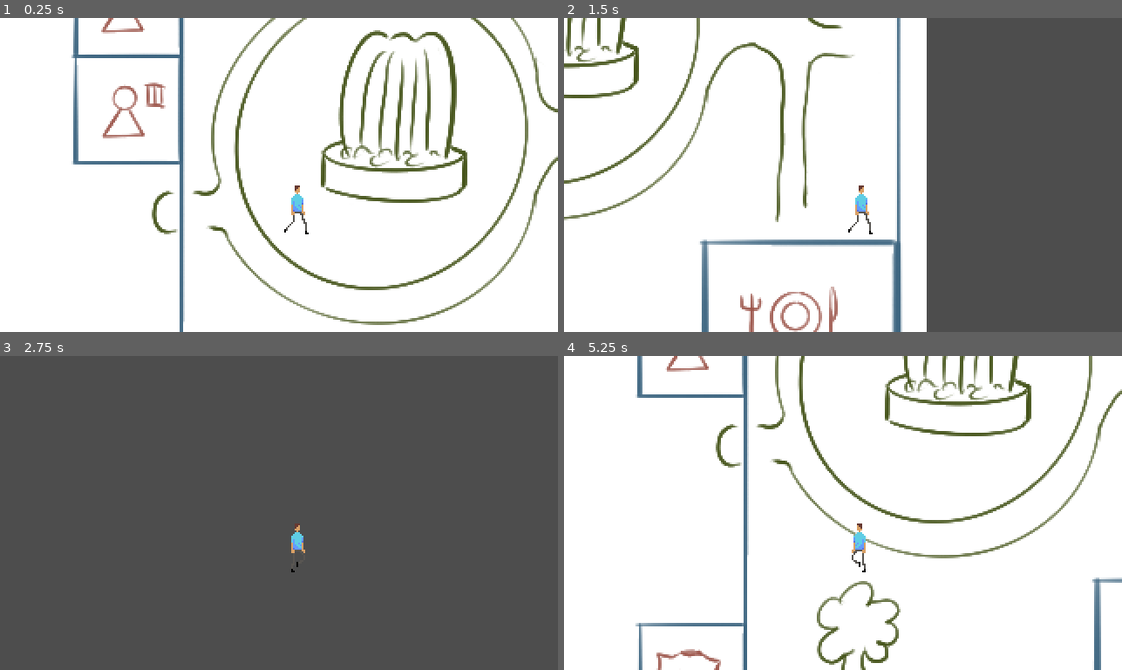
Above: before the commit, frames 1-4 (two rows, left to right).
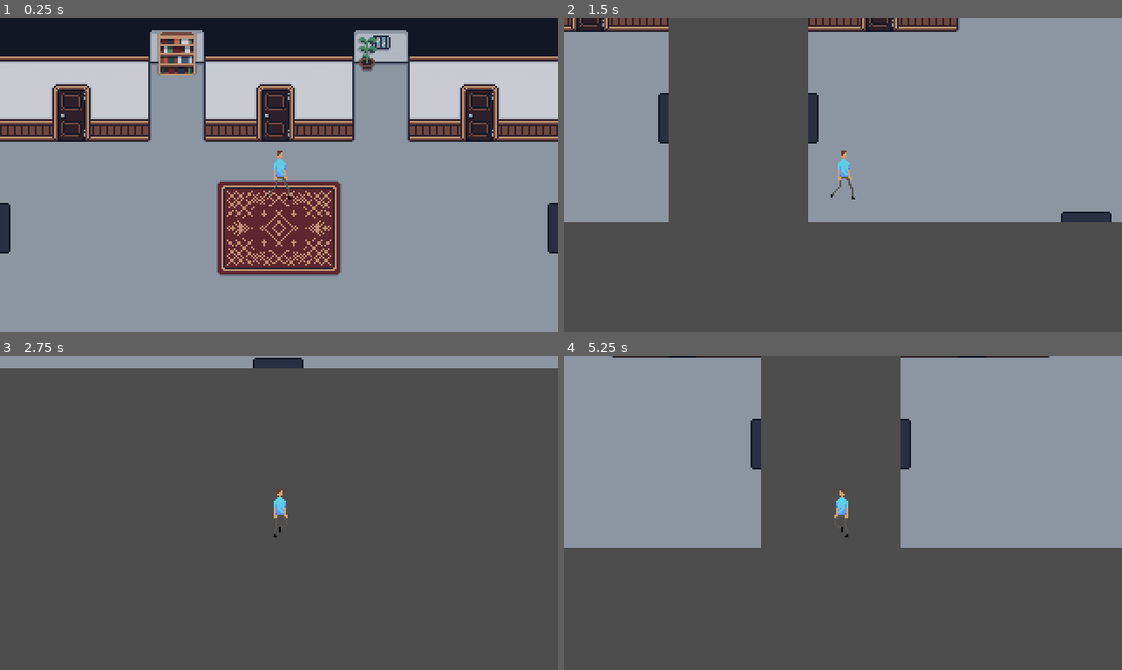
Above: after the commit, the same moments.

Repository: p2lK/Game_Jam
Game: Godot game, scene res://scenes/main.tscn
Two runs of this game, one before a commit and one after it. Both use one fixed random seed, a clock stepped at 60 frames per second and the inputs below.
Inputs:
- Up to frame 1 (0.25 s): no input
- Up to frame 2 (1.5 s): tap Enter at 0.5 s; hold D (right) 0.53-1.28 s; hold S (down) from 1.28 s (still down)
- Up to frame 3 (2.75 s): release S (down) at 2.03 s; hold D (right) from 2.03 s (still down)
- Up to frame 4 (5.25 s): release D (right) at 2.78 s; hold W (up) 2.78-3.53 s; hold Left (left) 3.53-5.03 s; hold S (down) from 5.03 s (still down)

The runs differ from the first frame. In frame 1, 100% of the frame differs, in the area x 0-100%, y 0-100%; in frame 2, 88%; in frame 3, 4.2%; in frame 4, 100%.

Commit message:
added white rectangle

Diff:
--- a/Scenes/main.tscn
+++ b/Scenes/main.tscn
@@ -1,8 +1,10 @@
-[gd_scene load_steps=14 format=3 uid="uid://m46lfebhisxf"]
+[gd_scene load_steps=17 format=3 uid="uid://m46lfebhisxf"]
 
-[ext_resource type="Texture2D" uid="uid://dbnm86nyp5yl6" path="res://sprites/temp_map.png" id="1_qc1po"]
+[ext_resource type="Texture2D" uid="uid://cqwi5lj6utbvl" path="res://sprites/backgrounds/corridor1.png" id="1_8sc0c"]
 [ext_resource type="Script" path="res://scenes/player.gd" id="2_epvge"]
+[ext_resource type="Texture2D" uid="uid://8epa4fkwpnog" path="res://sprites/backgrounds/corridor2.png" id="2_xkyol"]
 [ext_resource type="Texture2D" uid="uid://4ga8d8olagui" path="res://sprites/characters/Midas_Lennox_walking.png" id="3_amvyg"]
+[ext_resource type="PackedScene" uid="uid://db7p8n0ts55xo" path="res://scenes/teleporter.tscn" id="5_nhd1s"]
 
 [sub_resource type="RectangleShape2D" id="RectangleShape2D_vixo0"]
 size = Vector2(20, 30)
@@ -68,14 +70,25 @@
 [sub_resource type="RectangleShape2D" id="RectangleShape2D_67d3b"]
 size = Vector2(59, 61)
 
+[sub_resource type="RectangleShape2D" id="RectangleShape2D_af0t5"]
+size = Vector2(6, 29)
+
 [node name="main" type="Node2D"]
+metadata/_edit_horizontal_guides_ = [30.0]
+metadata/_edit_vertical_guides_ = [260.0]
 
-[node name="bg" type="Sprite2D" parent="."]
-scale = Vector2(0.2, 0.2)
-texture = ExtResource("1_qc1po")
+[node name="backgrounds" type="Node2D" parent="."]
+
+[node name="Corridor1" type="Sprite2D" parent="backgrounds"]
+scale = Vector2(0.1, 0.1)
+texture = ExtResource("1_8sc0c")
+
+[node name="Corridor2" type="Sprite2D" parent="backgrounds"]
+position = Vector2(400, 0)
+scale = Vector2(0.1, 0.1)
+texture = ExtResource("2_xkyol")
 
 [node name="player" type="CharacterBody2D" parent="."]
-position = Vector2(10, 20)
 script = ExtResource("2_epvge")
 
 [node name="col" type="CollisionShape2D" parent="player"]
@@ -83,18 +96,32 @@
 
 [node name="midas_lennox" type="AnimatedSprite2D" parent="player"]
 sprite_frames = SubResource("SpriteFrames_15are")
-animation = &"walk"
-frame_progress = 0.101601
+animation = &"idle"
 
 [node name="camera" type="Camera2D" parent="player"]
-position = Vector2(-10, -20)
 
 [node name="StaticBody2D" type="StaticBody2D" parent="."]
+visible = false
 
 [node name="CollisionShape2D" type="CollisionShape2D" parent="StaticBody2D"]
-position = Vector2(-86, -99)
+position = Vector2(-302, -224)
 shape = SubResource("RectangleShape2D_nq05i")
 
 [node name="CollisionShape2D2" type="CollisionShape2D" parent="StaticBody2D"]
-position = Vector2(-223.5, -159.5)
+position = Vector2(-183, -192)
 shape = SubResource("RectangleShape2D_67d3b")
+
+[node name="right_exit_corridor_1" type="Area2D" parent="."]
+
+[node name="CollisionShape2D" type="CollisionShape2D" parent="right_exit_corridor_1"]
+position = Vector2(157, 30.5)
+shape = SubResource("RectangleShape2D_af0t5")
+
+[node name="teleporter" parent="." instance=ExtResource("5_nhd1s")]
+position = Vector2(97, 85)
+scale = Vector2(2, 1)
+
+[node name="teleporter2" parent="." instance=ExtResource("5_nhd1s")]
+position = Vector2(3, 84)
+
+[connection signal="body_entered" from="right_exit_corridor_1" to="player" method="_on_right_exit_corridor_1_body_entered"]
--- a/scenes/main.tscn
+++ b/scenes/main.tscn
@@ -1,8 +1,10 @@
-[gd_scene load_steps=14 format=3 uid="uid://m46lfebhisxf"]
+[gd_scene load_steps=17 format=3 uid="uid://m46lfebhisxf"]
 
-[ext_resource type="Texture2D" uid="uid://dbnm86nyp5yl6" path="res://sprites/temp_map.png" id="1_qc1po"]
+[ext_resource type="Texture2D" uid="uid://cqwi5lj6utbvl" path="res://sprites/backgrounds/corridor1.png" id="1_8sc0c"]
 [ext_resource type="Script" path="res://scenes/player.gd" id="2_epvge"]
+[ext_resource type="Texture2D" uid="uid://8epa4fkwpnog" path="res://sprites/backgrounds/corridor2.png" id="2_xkyol"]
 [ext_resource type="Texture2D" uid="uid://4ga8d8olagui" path="res://sprites/characters/Midas_Lennox_walking.png" id="3_amvyg"]
+[ext_resource type="PackedScene" uid="uid://db7p8n0ts55xo" path="res://scenes/teleporter.tscn" id="5_nhd1s"]
 
 [sub_resource type="RectangleShape2D" id="RectangleShape2D_vixo0"]
 size = Vector2(20, 30)
@@ -68,14 +70,25 @@
 [sub_resource type="RectangleShape2D" id="RectangleShape2D_67d3b"]
 size = Vector2(59, 61)
 
+[sub_resource type="RectangleShape2D" id="RectangleShape2D_af0t5"]
+size = Vector2(6, 29)
+
 [node name="main" type="Node2D"]
+metadata/_edit_horizontal_guides_ = [30.0]
+metadata/_edit_vertical_guides_ = [260.0]
 
-[node name="bg" type="Sprite2D" parent="."]
-scale = Vector2(0.2, 0.2)
-texture = ExtResource("1_qc1po")
+[node name="backgrounds" type="Node2D" parent="."]
+
+[node name="Corridor1" type="Sprite2D" parent="backgrounds"]
+scale = Vector2(0.1, 0.1)
+texture = ExtResource("1_8sc0c")
+
+[node name="Corridor2" type="Sprite2D" parent="backgrounds"]
+position = Vector2(400, 0)
+scale = Vector2(0.1, 0.1)
+texture = ExtResource("2_xkyol")
 
 [node name="player" type="CharacterBody2D" parent="."]
-position = Vector2(10, 20)
 script = ExtResource("2_epvge")
 
 [node name="col" type="CollisionShape2D" parent="player"]
@@ -83,18 +96,32 @@
 
 [node name="midas_lennox" type="AnimatedSprite2D" parent="player"]
 sprite_frames = SubResource("SpriteFrames_15are")
-animation = &"walk"
-frame_progress = 0.101601
+animation = &"idle"
 
 [node name="camera" type="Camera2D" parent="player"]
-position = Vector2(-10, -20)
 
 [node name="StaticBody2D" type="StaticBody2D" parent="."]
+visible = false
 
 [node name="CollisionShape2D" type="CollisionShape2D" parent="StaticBody2D"]
-position = Vector2(-86, -99)
+position = Vector2(-302, -224)
 shape = SubResource("RectangleShape2D_nq05i")
 
 [node name="CollisionShape2D2" type="CollisionShape2D" parent="StaticBody2D"]
-position = Vector2(-223.5, -159.5)
+position = Vector2(-183, -192)
 shape = SubResource("RectangleShape2D_67d3b")
+
+[node name="right_exit_corridor_1" type="Area2D" parent="."]
+
+[node name="CollisionShape2D" type="CollisionShape2D" parent="right_exit_corridor_1"]
+position = Vector2(157, 30.5)
+shape = SubResource("RectangleShape2D_af0t5")
+
+[node name="teleporter" parent="." instance=ExtResource("5_nhd1s")]
+position = Vector2(97, 85)
+scale = Vector2(2, 1)
+
+[node name="teleporter2" parent="." instance=ExtResource("5_nhd1s")]
+position = Vector2(3, 84)
+
+[connection signal="body_entered" from="right_exit_corridor_1" to="player" method="_on_right_exit_corridor_1_body_entered"]
--- a/scenes/player.gd
+++ b/scenes/player.gd
@@ -2,7 +2,7 @@
 
 @onready var sprite = $midas_lennox
 
-var speed = 300.0
+var speed = 200.0
 
 func _physics_process(delta):
 	# Get the input direction and handle the movement/deceleration.
@@ -22,7 +22,14 @@
 	else:
 		sprite.play('walk')
 
+	dir = dir.normalized()
 
 	velocity = dir * speed
 
 	move_and_slide()
+
+func _on_right_exit_corridor_1_body_entered(body):
+	if body == self:
+		print('hallo')
+
+		position = Vector2(260, 30)
--- /dev/null
+++ b/scenes/teleporter.tscn
@@ -0,0 +1,9 @@
+[gd_scene load_steps=2 format=3 uid="uid://db7p8n0ts55xo"]
+
+[sub_resource type="RectangleShape2D" id="RectangleShape2D_7cxej"]
+size = Vector2(32, 32)
+
+[node name="teleporter" type="Area2D"]
+
+[node name="CollisionShape2D" type="CollisionShape2D" parent="."]
+shape = SubResource("RectangleShape2D_7cxej")
Binary file added: sprites/items/white_square_32x32.png
Not shown, added: sprites/items/white_square_32x32.png.import
